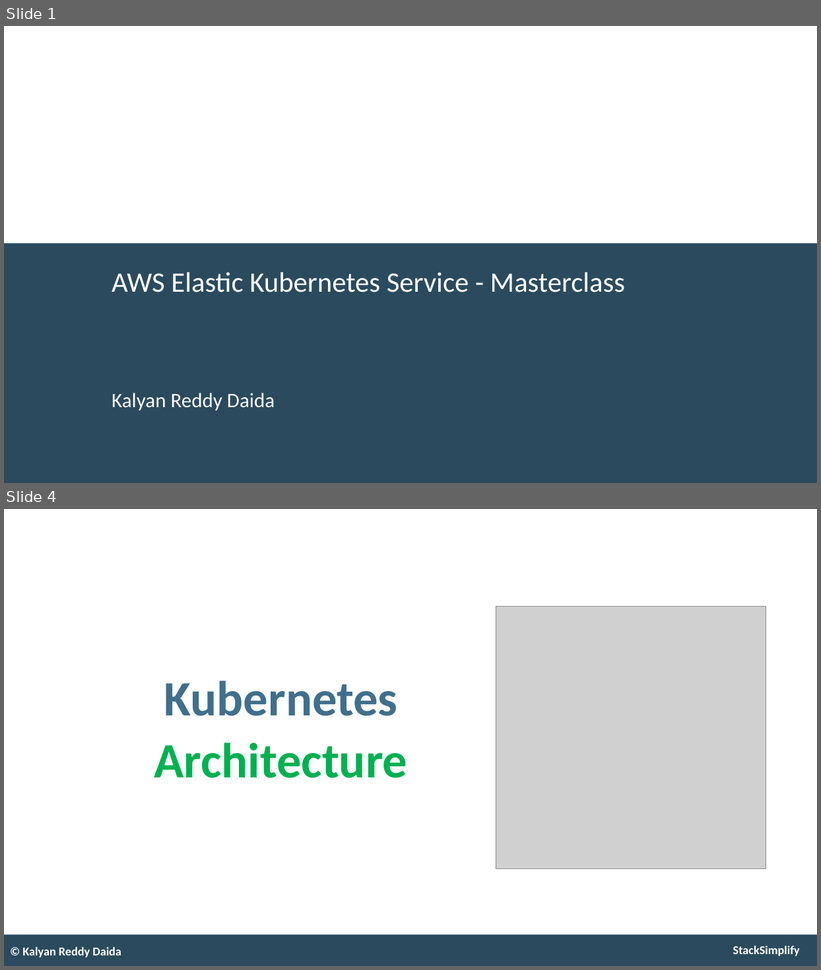
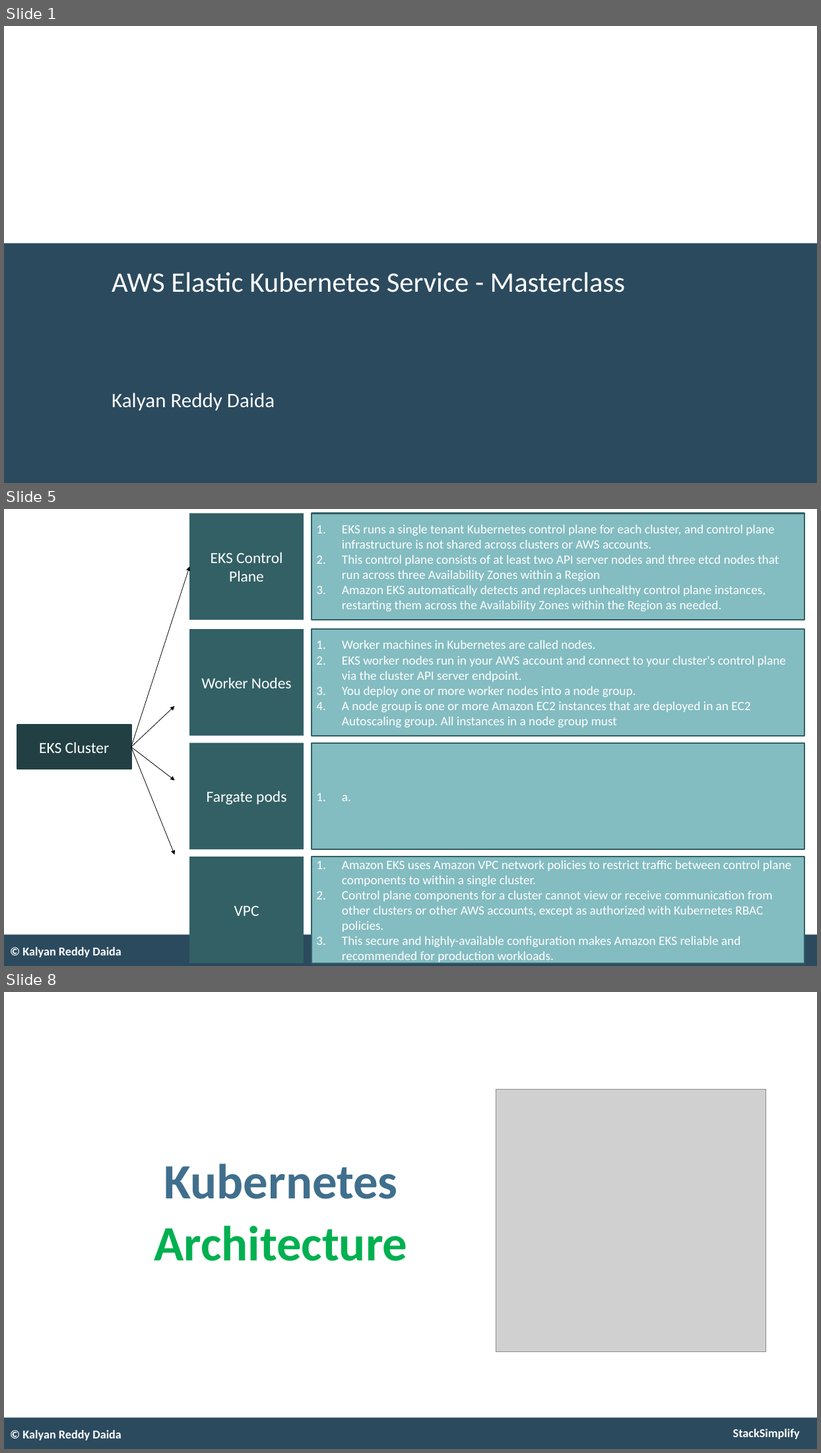
Before and after one commit to stacksimplify/aws-eks-kubernetes-masterclass, a slide deck: presentation/AWS-Fargate-and-EKS-Masterclass.pptx. Shown one above the other, each under a label of ours: slides 1 and 4 before the commit, slides 1, 5 and 8 after it; the slides between them are not shown. The pictures are 821x970 and 821x1453 pixels, drawn with LibreOffice and Linux fonts; fonts in the diff are those of the drawing; grey boxes stand for pictures. Boxes give left, top, right and bottom in pixels: in the first picture for what was removed or moved away, otherwise in the second. Text is boxed around its words. In the diff, an @@ line names an element or a change of style, - is before the commit and + after.

```diff
--- a/presentation/AWS-Fargate-and-EKS-Masterclass.pptx
+++ b/presentation/AWS-Fargate-and-EKS-Masterclass.pptx
@@ slide 5 added at (4, 509, 817, 966), background #FFFFFF; not listed: 2 template elements that a slide beside it also shows @@
@@ rectangle added at (189, 513, 304, 620), fill #326065, 22 pt, text #FFFFFF @@
+EKS Control Plane
@@ rectangle added at (312, 514, 805, 621), fill #83BCC1, outline #326065 2 pt, 18 pt, text #FFFFFF @@
+1. EKS runs a single tenant Kubernetes control plane for each cluster, and control plane infrastructure is not shared across clusters or AWS accounts.
+2. This control plane consists of at least two API server nodes and three etcd nodes that run across three Availability Zones within a Region
+3. Amazon EKS automatically detects and replaces unhealthy control plane instances, restarting them across the Availability Zones within the Region as needed.
@@ arrow added from (131, 747) to (189, 566), #000000 0.75 pt @@
@@ rectangle added at (189, 629, 304, 736), fill #326065, 22 pt, text #FFFFFF @@
+Worker Nodes
@@ rectangle added at (312, 629, 805, 736), fill #83BCC1, outline #326065 2 pt, 18 pt, text #FFFFFF @@
+1. Worker machines in Kubernetes are called nodes.
+2. EKS worker nodes run in your AWS account and connect to your cluster's control plane via the cluster API server endpoint.
+3. You deploy one or more worker nodes into a node group.
+4. A node group is one or more Amazon EC2 instances that are deployed in an EC2 Autoscaling group. All instances in a node group must
@@ arrow added from (131, 747) to (175, 706), #000000 0.75 pt @@
@@ rectangle added at (17, 725, 131, 769), fill #224043, outline #224043 2 pt, 22 pt, text #FFFFFF @@
+EKS Cluster
@@ rectangle added at (189, 743, 304, 850), fill #326065, 22 pt, text #FFFFFF @@
+Fargate pods
@@ rectangle added at (312, 743, 805, 850), fill #83BCC1, outline #326065 2 pt, 18 pt, text #FFFFFF @@
+1. a.
@@ arrow added from (131, 747) to (175, 780), #000000 0.75 pt @@
@@ arrow added from (131, 747) to (175, 855), #000000 0.75 pt @@
@@ rectangle added at (189, 857, 304, 964), fill #326065, 22 pt, text #FFFFFF @@
+VPC
@@ rectangle added at (312, 857, 805, 964), fill #83BCC1, outline #326065 2 pt, 18 pt, text #FFFFFF @@
+1. Amazon EKS uses Amazon VPC network policies to restrict traffic between control plane components to within a single cluster.
+2. Control plane components for a cluster cannot view or receive communication from other clusters or other AWS accounts, except as authorized with Kubernetes RBAC policies.
+3. This secure and highly-available configuration makes Amazon EKS reliable and recommended for production workloads.
@@ text added at (22, 947, 121, 958), 17 pt, text #FFFFFF, bold @@
+© Kalyan Reddy Daida
@@ what was slide 4 is now slide 8 @@
```
Also in this commit, not shown: 2 slides changed, 3 other slides added, 4 other files.
